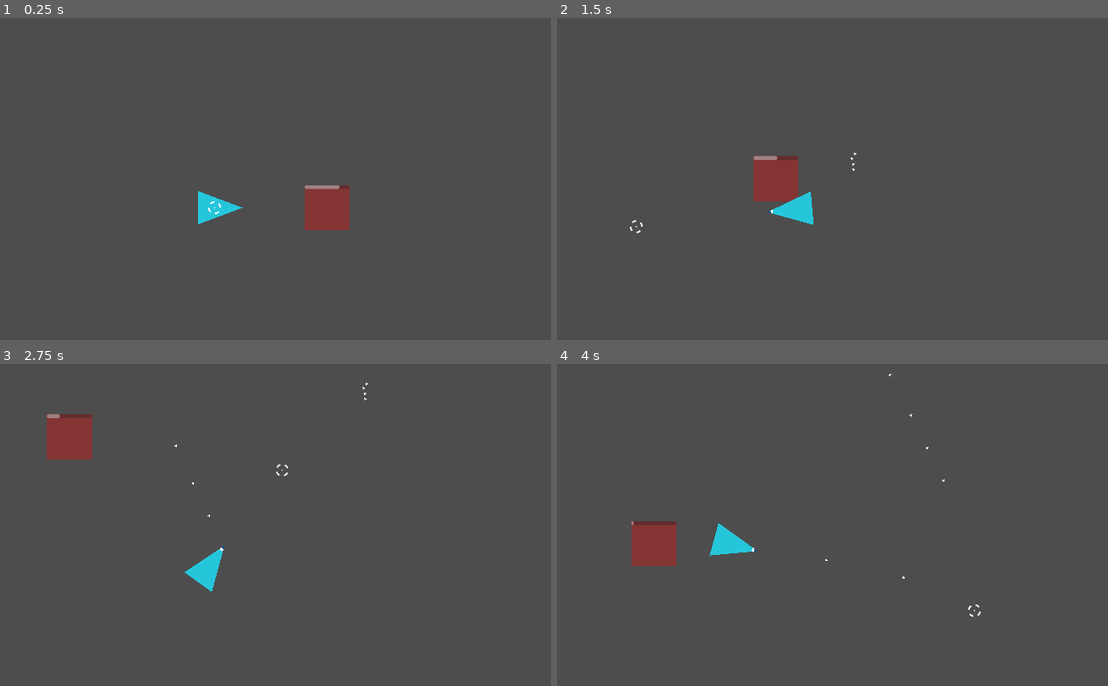
Above: before the commit, frames 1-4 (two rows, left to right).
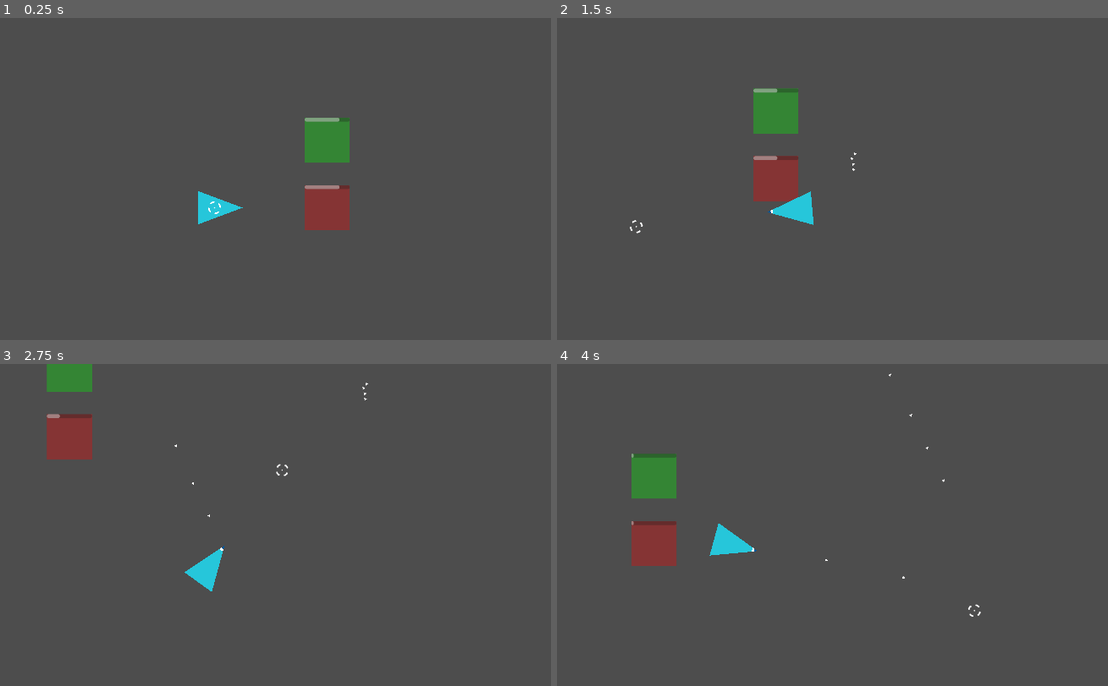
Above: after the commit, the same moments.

Repository: LordChildConsumer/MiniHordeShooter
Game: Godot game, scene res://main.tscn
The game is run twice, just before and just after one commit, with the same random seed, the same clock (stepped at 60 frames per second) and the same inputs. The engine's default icon, where the game draws it, is replaced by a stand-in: a white triangle on a blue panel in a dark square.
Inputs (mouse positions are in pixels of both pictures, inside the frame that each line leads up to):
- Up to frame 1 (0.25 s): no input
- Up to frame 2 (1.5 s): tap Enter at 0.5 s; move the mouse to (920, 188) at 0.52 s; press the mouse at (920, 188) at 0.53 s; hold D (move_right) 0.53-1.28 s; move the mouse to (634, 227) at 1.27 s; release the mouse at (634, 227) at 1.28 s; hold S (move_down) from 1.28 s (still down); click (634, 227) at 1.35 s
- Up to frame 3 (2.75 s): move the mouse to (281, 470) at 2.02 s; release S (move_down) at 2.03 s; press the mouse at (281, 470) at 2.03 s; hold D (move_right) from 2.03 s (still down)
- Up to frame 4 (4 s): move the mouse to (738, 628) at 2.77 s; release D (move_right) at 2.78 s; release the mouse at (738, 628) at 2.78 s; hold W (move_up) 2.78-3.53 s; click (738, 628) at 2.85 s; move the mouse to (975, 611) at 3.52 s; press the mouse at (975, 611) at 3.53 s; hold A (move_left) from 3.53 s (still down)

The runs differ from the first frame. In frame 1, 1.1% of the frame differs, in the area x 55-64%, y 30-45%; in frame 2, 1.2%, in the area x 35-44%, y 21-36%; in frame 3, 0.7%; in frame 4, 1.1%.

Commit message:
Overseer knows about player

Diff:
--- a/autoload/overseer.gd
+++ b/autoload/overseer.gd
@@ -2,3 +2,17 @@
 
 ## Stores various bits of data that will be relevant to several
 ## entities during gameplay. Ex: the position of the player.
+
+
+## Stores info related to the player.
+class player:
+	## Stores a reference to the player node.
+	static var node: Player = null;
+
+	## Gets the player's global position. Returns [param null] if [member node]
+	## is null or invalid instance.
+	static func get_global_position() -> Vector2:
+		if !is_instance_valid(node):
+			return Vector2.INF;
+
+		return node.global_position;
--- a/main.tscn
+++ b/main.tscn
@@ -53,4 +53,25 @@
 show_percentage = false
 script = SubResource("GDScript_tnsjf")
 
+[node name="HealZone" type="Area2D" parent="."]
+position = Vector2(320, -192)
+collision_mask = 20
+script = ExtResource("3_qnd0e")
+damage = -10
+
+[node name="CollisionShape2D" type="CollisionShape2D" parent="HealZone"]
+shape = SubResource("RectangleShape2D_n4wdb")
+
+[node name="Polygon2D" type="Polygon2D" parent="HealZone"]
+color = Color(0, 1, 0, 0.317647)
+polygon = PackedVector2Array(-64, -64, 64, -64, 64, 64, -64, 64)
+
+[node name="HurtProg" type="ProgressBar" parent="HealZone"]
+offset_left = -64.0
+offset_top = -64.0
+offset_right = 64.0
+offset_bottom = -53.0
+show_percentage = false
+script = SubResource("GDScript_tnsjf")
+
 [node name="Player" parent="." instance=ExtResource("2_ifi2p")]
--- a/player/player.gd
+++ b/player/player.gd
@@ -23,6 +23,9 @@
 func _ready() -> void:
 	# Hide the system cursor because I use a custom software cursor for JUICE.
 	Input.set_mouse_mode(Input.MOUSE_MODE_HIDDEN);
+
+	# Update Overseer with reference to self
+	Overseer.player.node = self;
 
 
 # DEBUG: Toggles mouse cursor visibility
Not shown, added: assets/audio/sound/player/attacks/BasicAttackP_0.wav.import
Not shown, added: assets/audio/sound/player/attacks/BasicAttackP_1.wav.import
Not shown, added: assets/audio/sound/player/attacks/what.txt
Not shown, added: assets/audio/sound/player/attacks/BasicAttackP_0.wav
Not shown, added: assets/audio/sound/player/attacks/BasicAttackP_1.wav
